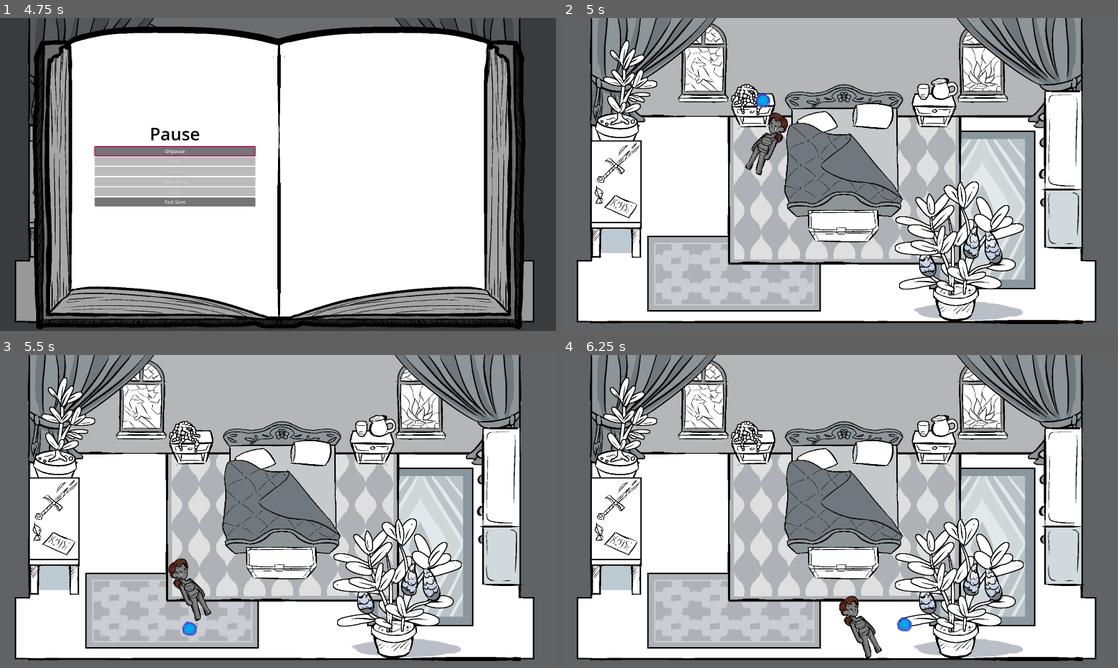
Above: before the commit, frames 1-4 (two rows, left to right).
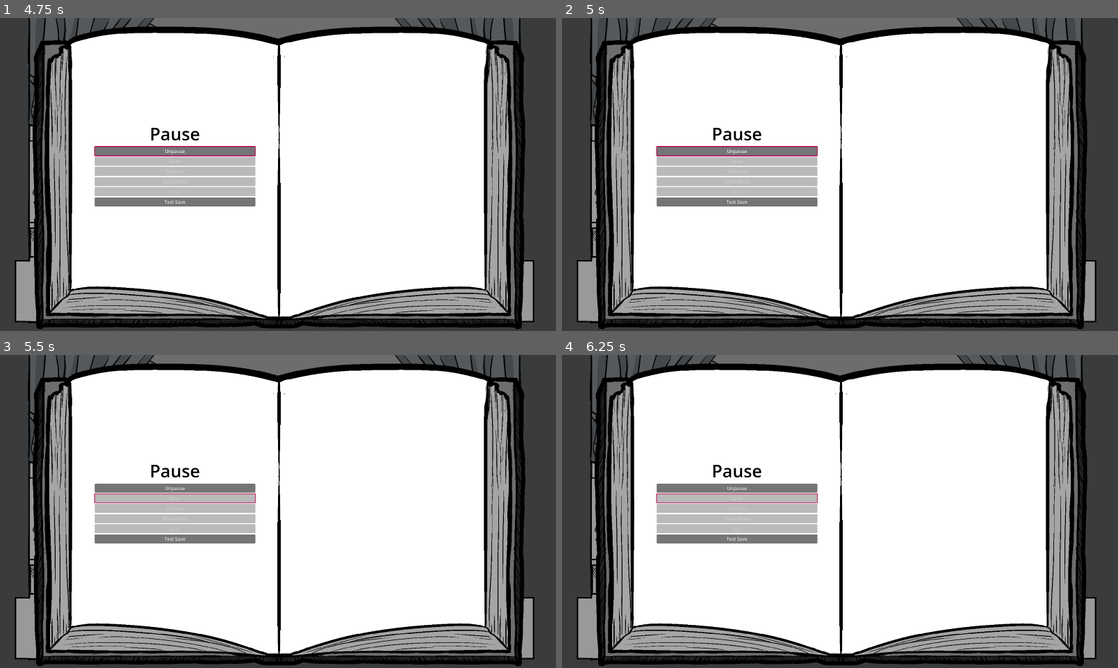
Above: after the commit, the same moments.

Repository: Jigamaree/Witchs-Orders
Game: Godot game, scene res://Scenes/Room_Bedroom.tscn
The game is run twice, just before and just after one commit, with the same random seed, the same clock (stepped at 60 frames per second) and the same inputs.
Inputs:
- Up to frame 1 (4.75 s): tap Enter (ui_accept) at 0.5, 0.77, 1.25, 1.52, 2, 3.02, 3.5, 3.77 s; hold Right (ui_right) 0.53-1.28 s; hold Down (ui_down) 1.28-2.03 s; hold Right (ui_right) 2.03-2.78 s; hold Up (ui_up) 2.78-3.53 s; hold Left (ui_left) from 3.53 s (still down); tap Escape (pause_button) at 4.15 s
- Up to frame 2 (5 s): keep holding Left (ui_left); tap X (ui_debug) at 4.9 s
- Up to frame 3 (5.5 s): release Left (ui_left) at 5.03 s; hold Down (ui_down) from 5.03 s (still down)
- Up to frame 4 (6.25 s): release Down (ui_down) at 5.78 s; hold Right (ui_right) from 5.78 s (still down)

Frame 1 is identical in both runs. In frame 2, 82% of the frame differs, in the area x 0-100%, y 0-100%; in frame 3, 82%; in frame 4, 83%.

Commit message:
Basic debug menu added.

Diff:
--- /dev/null
+++ b/Scenes/DebugMenu.tscn
@@ -0,0 +1,43 @@
+[gd_scene format=3 uid="uid://2f387a0wmyky"]
+
+[ext_resource type="Script" uid="uid://damp10h2v2dqy" path="res://Scenes/_DebugMenu.gd" id="1_w86ti"]
+
+[node name="DebugMenu" type="CanvasLayer" unique_id=863408667]
+process_mode = 3
+script = ExtResource("1_w86ti")
+
+[node name="CenterContainer" type="CenterContainer" parent="." unique_id=1445155931]
+anchors_preset = 15
+anchor_right = 1.0
+anchor_bottom = 1.0
+grow_horizontal = 2
+grow_vertical = 2
+
+[node name="ColorRect" type="ColorRect" parent="CenterContainer" unique_id=190330167]
+custom_minimum_size = Vector2(1500, 1000)
+layout_mode = 2
+color = Color(0.14911404, 0.14911404, 0.14911404, 1)
+
+[node name="ColorRect" type="ColorRect" parent="CenterContainer/ColorRect" unique_id=2108600789]
+custom_minimum_size = Vector2(1400, 800)
+layout_mode = 1
+anchors_preset = 8
+anchor_left = 0.5
+anchor_top = 0.5
+anchor_right = 0.5
+anchor_bottom = 0.5
+offset_left = -700.0
+offset_top = -474.0
+offset_right = 700.0
+offset_bottom = 469.0
+grow_horizontal = 2
+grow_vertical = 2
+color = Color(0.47553712, 0.47553676, 0.47553682, 1)
+
+[node name="Container" type="Container" parent="CenterContainer/ColorRect/ColorRect" unique_id=1930264687]
+layout_mode = 1
+anchors_preset = 15
+anchor_right = 1.0
+anchor_bottom = 1.0
+grow_horizontal = 2
+grow_vertical = 2
--- /dev/null
+++ b/Scenes/_DebugMenu.gd
@@ -0,0 +1,12 @@
+extends CanvasLayer
+
+class_name DebugMenu
+
+func _input(event: InputEvent) -> void:
+	if Input.is_action_just_pressed("ui_debug"):
+		remove_debug_menu()
+
+func remove_debug_menu() -> void:
+	GlobalVariables.emit_signal("quickCountdown")
+	get_tree().paused = false
+	queue_free()
--- a/Scripts/GlobalScripts/GlobalVariables.gd
+++ b/Scripts/GlobalScripts/GlobalVariables.gd
@@ -6,6 +6,7 @@
 signal startRegularGameplay()
 signal stopUpwardYMovement()
 signal startUpwardYMovement()
+signal quickCountdown()
 
 enum interactableType {
 	OBJECT,
--- a/Scripts/GlobalScripts/room_default.gd
+++ b/Scripts/GlobalScripts/room_default.gd
@@ -5,12 +5,14 @@
 @onready var player_scene: PackedScene = preload("res://Scenes/AssetScenes/PlayerCharacter.tscn")
 @onready var dialogue_overlay: PackedScene = preload("res://Scenes/DialogueTestScene.tscn")
 @onready var pause_menu: PackedScene = preload("res://Scenes/PauseMenu.tscn")
+@onready var debug_menu: PackedScene = preload("res://Scenes/DebugMenu.tscn")
 var player: PlayerClass
 var dialogue_instance: DialogueSystem
 var activity_on_first_entry = false
 
 var ignusConvoDict = IgnusConvos.convos_Dict
 var dialogueDictionary: Dictionary
+var canOpenDebug: bool = true
 
 func _ready():
 	# Spawn player
@@ -18,8 +20,14 @@
 	add_child(player)
 	find_player_location()
 	GlobalVariables.startDialogue.connect(_on_start_dialogue)
+	GlobalVariables.quickCountdown.connect(_quick_countdown)
 	#else call player spawn on fallback place
 	#want a method in here that loads room-specific flags in here and applies that to objects if possible!
+
+func _quick_countdown():
+	canOpenDebug = false
+	await get_tree().create_timer(0.3).timeout
+	canOpenDebug = true
 
 func find_player_location():
 	if NavMan.changed_scene_before == true:
@@ -35,6 +43,11 @@
 	if event.is_action_pressed("pause_button"):
 		var pause_instance = pause_menu.instantiate()
 		add_child(pause_instance)
+		get_tree().paused = true
+	elif Input.is_action_just_pressed("ui_debug") and canOpenDebug == true:
+		print("opened!")
+		var debug_instance = debug_menu.instantiate()
+		add_child(debug_instance)
 		get_tree().paused = true
 
 func _on_start_dialogue(objectName: String):
--- a/Scripts/RoomScripts/room_kitchen.gd
+++ b/Scripts/RoomScripts/room_kitchen.gd
@@ -11,11 +11,6 @@
 	if SaveManager.getSaveVariable("thePit_hasCompletedStaircase"):
 		doorToPit.roomDestination = GlobalVariables.roomsInHouse.PIT_ROOM
 
-func _input(event: InputEvent) -> void:
-	if Input.is_action_just_pressed("ui_debug"):
-		var x = GlobalVariables.roomToString(doorToPit.roomDestination)
-		print(x)
-
 
 func _on_area_entered(area: Area2D) -> void:
 	pass # Replace with function body.
--- a/Scripts/pauseMenu.gd
+++ b/Scripts/pauseMenu.gd
@@ -11,7 +11,7 @@
 	pass
 
 func _input(event: InputEvent) -> void:
-	if event.is_action_pressed("ui_pause") or event.is_action_pressed("ui_debug"):
+	if event.is_action_pressed("ui_pause"):
 		_on_unpause_button_pressed()
 
 func _on_unpause_button_pressed() -> void:
--- a/Scripts/playerCharacter.gd
+++ b/Scripts/playerCharacter.gd
@@ -63,8 +63,6 @@
 		characterSprite.play("default")
 
 func _input(event: InputEvent) -> void:
-	if Input.is_action_just_pressed("ui_debug"):
-		print(str(global_position))
 	if isPaused == false:
 		if event.is_action_pressed("ui_accept"):
 			for area in interactionArea.get_overlapping_areas():
--- a/_SaveData/_SaveManager.gd
+++ b/_SaveData/_SaveManager.gd
@@ -28,8 +28,9 @@
 	print("Game saved.")
 
 func _input(event: InputEvent) -> void:
-	if event.is_action_pressed("ui_debug"):
-		print(save_data.currentGameData.thePit_hasCompletedStaircase)
+	pass
+	#if event.is_action_pressed("ui_dxebug"):
+		#print(save_data.currentGameData.thePit_hasCompletedStaircase)
 
 func setSaveVariable(variableName: String, variableValue):
 	if variableName in save_data.currentGameData:			save_data.currentGameData[variableName] = variableValue
Not shown, added: Scenes/_DebugMenu.gd.uid
